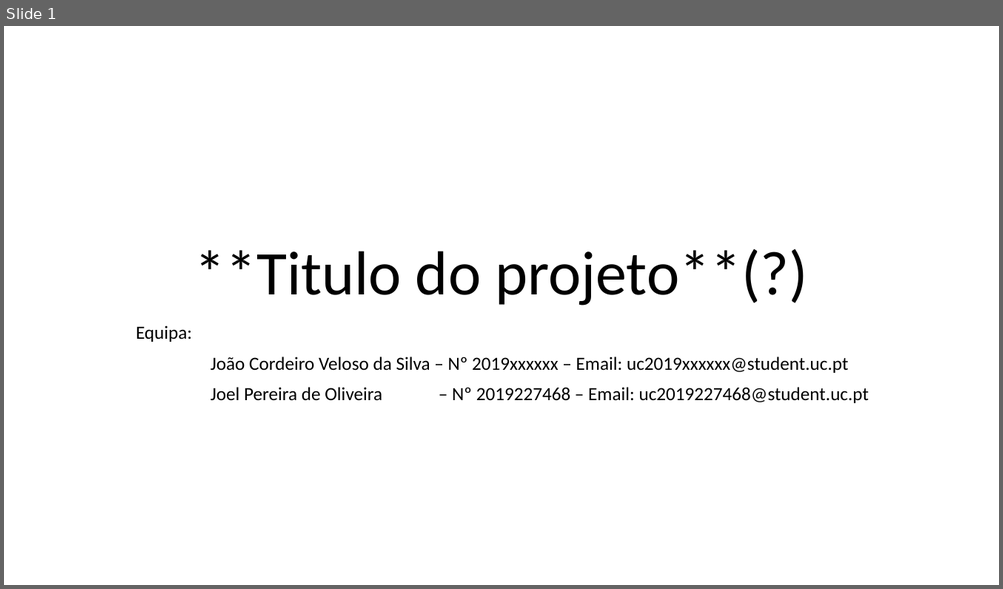
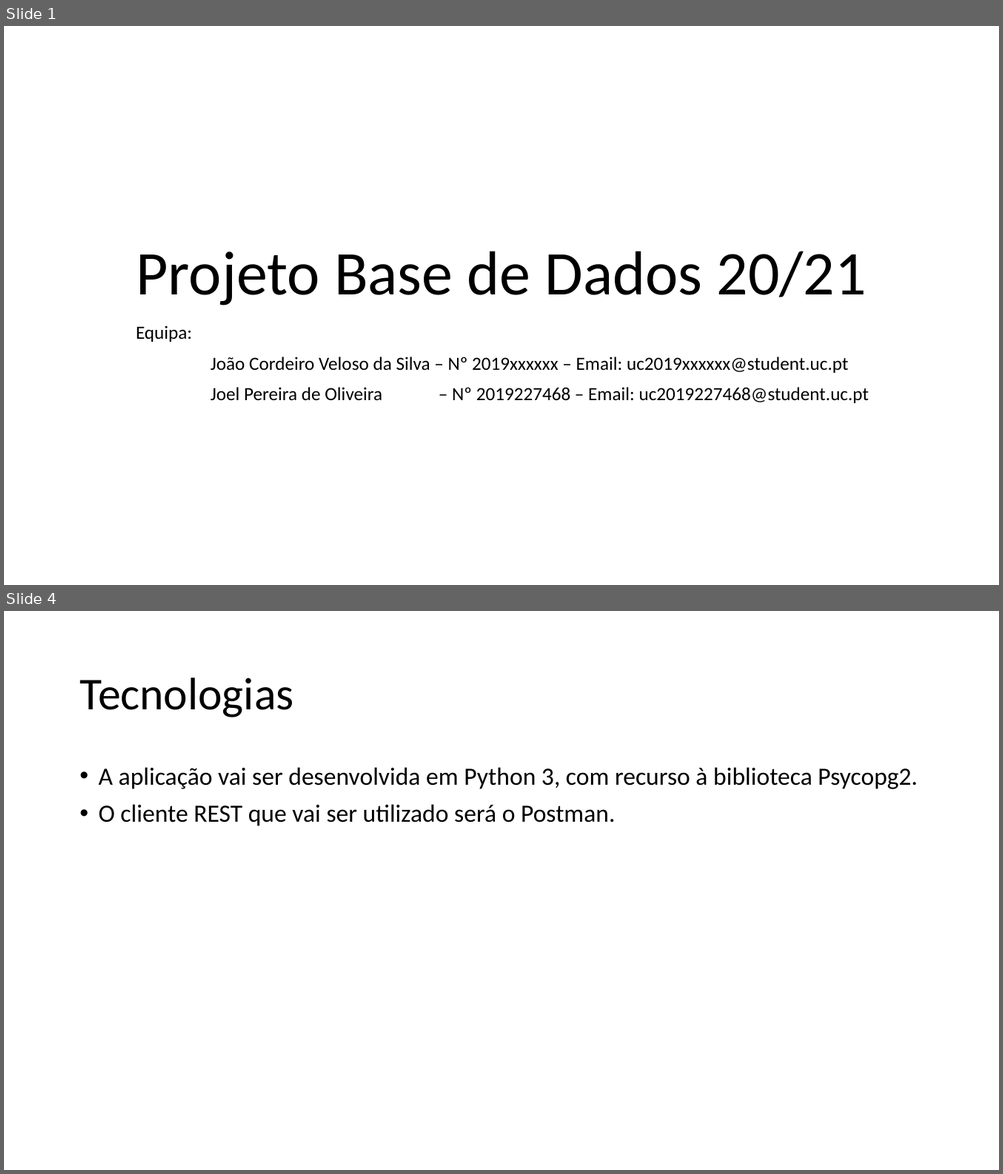
Before and after one commit to joelpoliveira/PROJETO-BD, a slide deck: ApresentacaoProjetoBD.pptx. Shown one above the other, each under a label of ours: slide 1 before the commit, slides 1 and 4 after it; the slides between them are not shown. The pictures are 1003x589 and 1003x1174 pixels, drawn with LibreOffice and Linux fonts; fonts in the diff are those of the drawing. Boxes give left, top, right and bottom in pixels: in the first picture for what was removed or moved away, otherwise in the second. Text is boxed around its words. In the diff, an @@ line names an element or a change of style, - is before the commit and + after.

```diff
--- a/ApresentacaoProjetoBD.pptx
+++ b/ApresentacaoProjetoBD.pptx
@@ slide 4 added at box(4, 611, 999, 1170), background #FFFFFF @@
@@ title added at box(79, 678, 293, 718), 44 pt, text #000000 @@
+Tecnologias
@@ text added at box(99, 767, 917, 826), 24 pt, text #000000 @@
+• A aplicação vai ser desenvolvida em Python 3, com recurso à biblioteca Psycopg2.
+• O cliente REST que vai ser utilizado será o Postman.
@@ slide 1 changed as well @@
@@ title at box(136, 251, 866, 306): text changed @@
-**Titulo do projeto**(?)
+Projeto Base de Dados 20/21
```
Also in this commit, not shown: 1 other slide changed, 3 other slides added, 1 other file.
